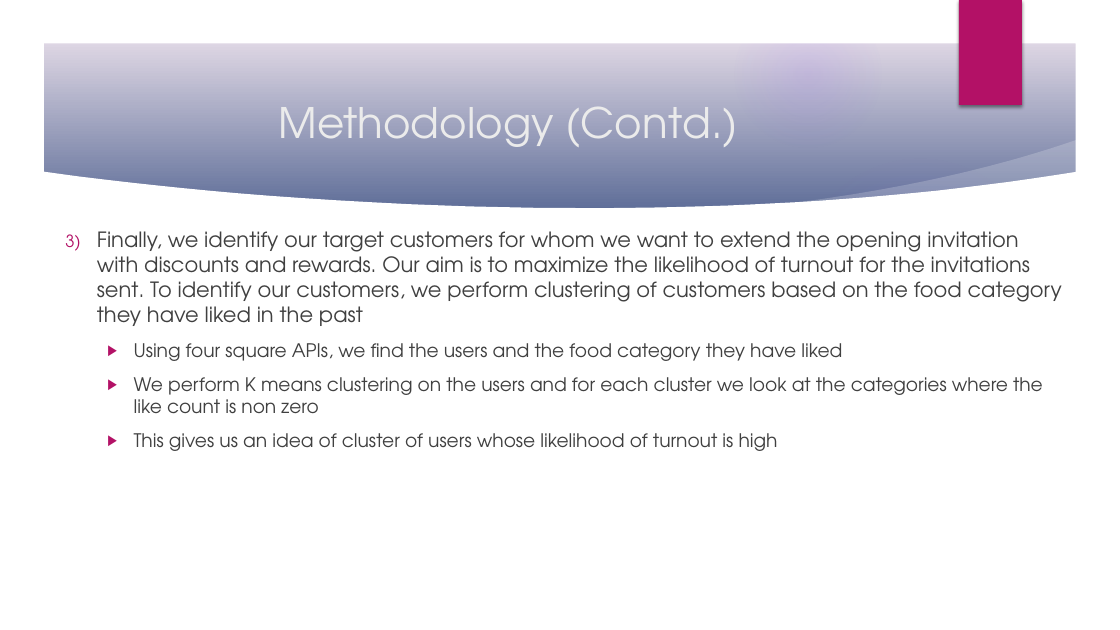
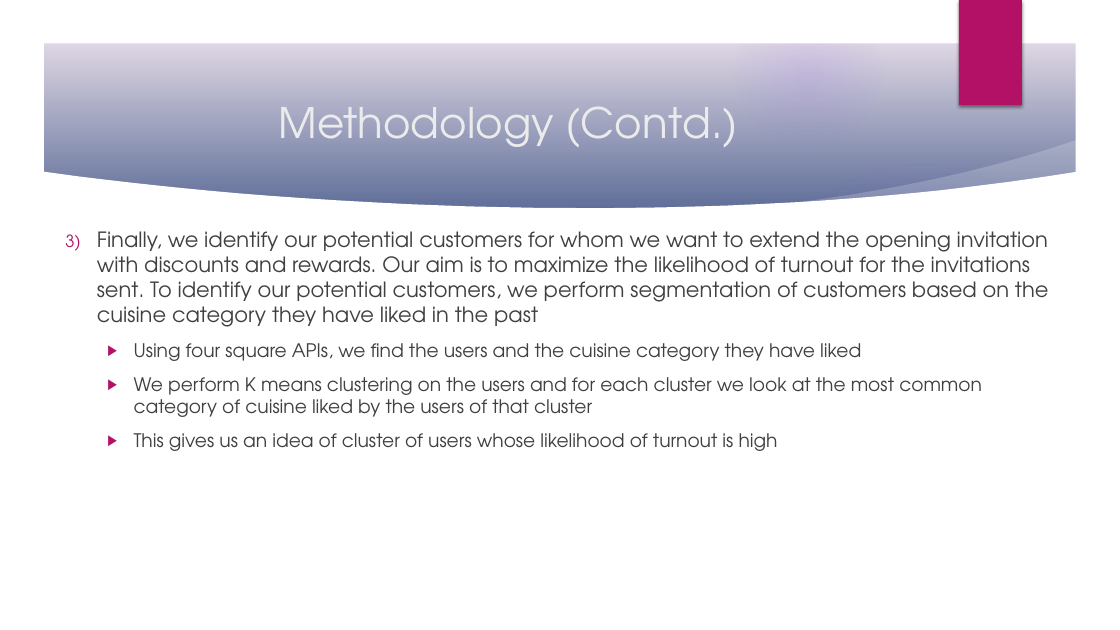
Before and after one commit to UPriyadharshini/Coursera_Capstone, a slide deck: slide 9 of Coursera_Capstone_Final.pptx. Drawn at 1120x630 pixels with LibreOffice and Linux fonts; fonts in the diff are those of the drawing; background and template pictures are left out. Boxes give left, top, right and bottom in pixels: in the first picture for what was removed or moved away, otherwise in the second. Text is boxed around its words. In the diff, an @@ line names an element or a change of style, - is before the commit and + after.

```diff
--- a/Coursera_Capstone_Final.pptx
+++ b/Coursera_Capstone_Final.pptx
@@ text at <box>97,231,1049,417</box>: text changed @@
-3) Finally, we identify our target customers for whom we want to extend the opening invitation with discounts and rewards. Our aim is to maximize the likelihood of turnout for the invitations sent. To identify our customers, we perform clustering of customers based on the food category they have liked in the past
-  ▶ Using four square APIs, we find the users and the food category they have liked
-  ▶ We perform K means clustering on the users and for each cluster we look at the categories where the like count is non zero
+3) Finally, we identify our potential customers for whom we want to extend the opening invitation with discounts and rewards. Our aim is to maximize the likelihood of turnout for the invitations sent. To identify our potential customers, we perform segmentation of customers based on the cuisine category they have liked in the past
+  ▶ Using four square APIs, we find the users and the cuisine category they have liked
+  ▶ We perform K means clustering on the users and for each cluster we look at the most common category of cuisine liked by the users of that cluster
```
Also in this commit, not shown: 10 other slides changed, 2 other files.
